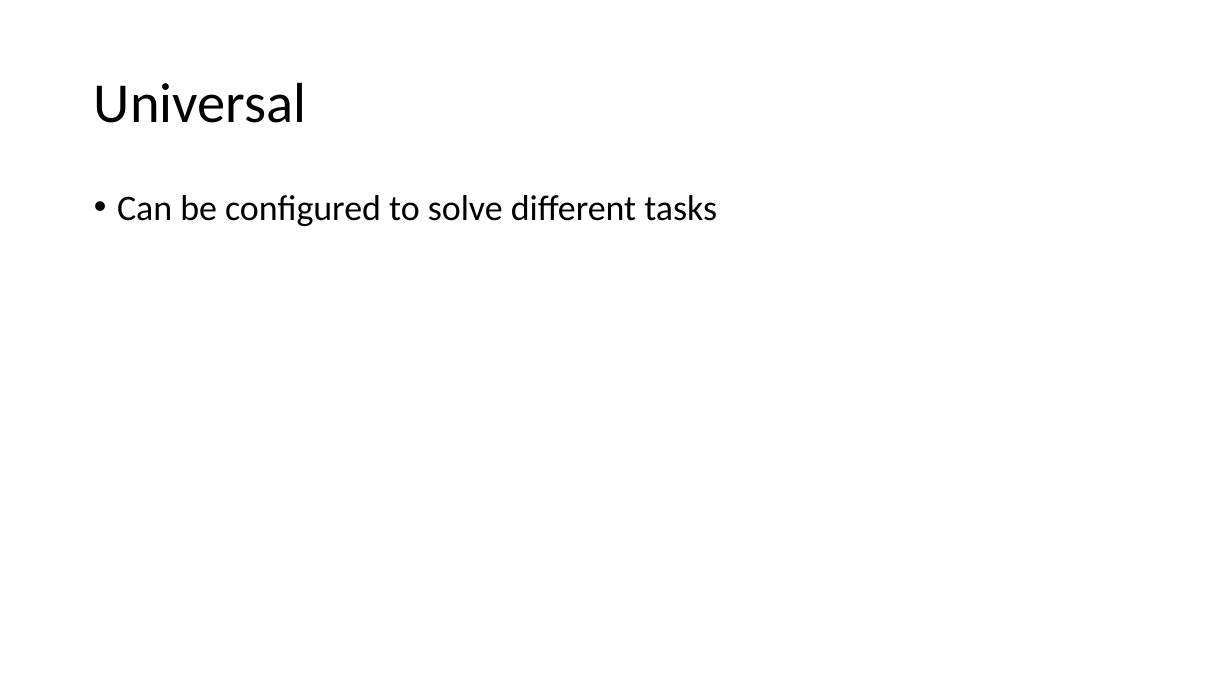
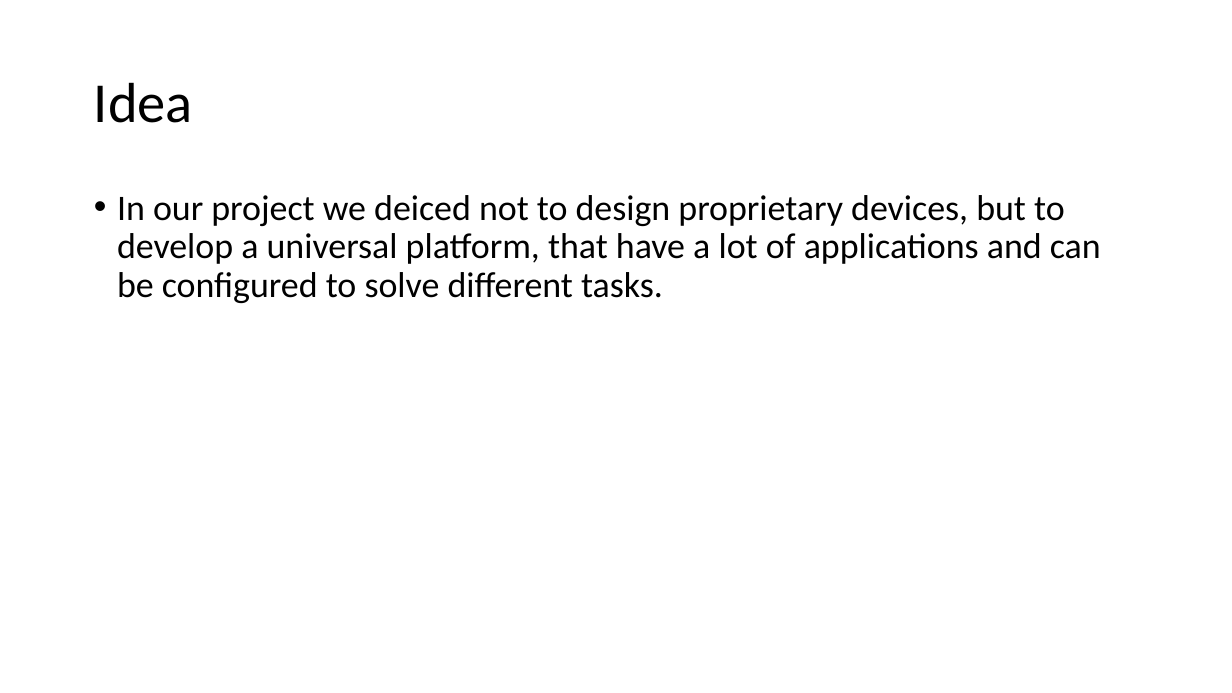
Before and after one commit to Intelix8996/cdm-project, a slide deck: slide 2 of docs/project.pptx. Drawn at 1232x693 pixels with LibreOffice and Linux fonts; fonts in the diff are those of the drawing. Boxes give left, top, right and bottom in pixels: in the first picture for what was removed or moved away, otherwise in the second. Text is boxed around its words. In the diff, an @@ line names an element or a change of style, - is before the commit and + after.

```diff
--- a/docs/project.pptx
+++ b/docs/project.pptx
@@ title at (94, 82, 193, 123): text changed @@
-Universal
+Idea
@@ text at (117, 195, 1101, 303): text changed @@
-• Can be configured to solve different tasks
+• In our project we deiced not to design proprietary devices, but to develop a universal platform, that have a lot of applications and can be configured to solve different tasks.
```
Also in this commit, not shown: 6 other slides changed, 7 slides added, 3 slides removed, 4 other files.
